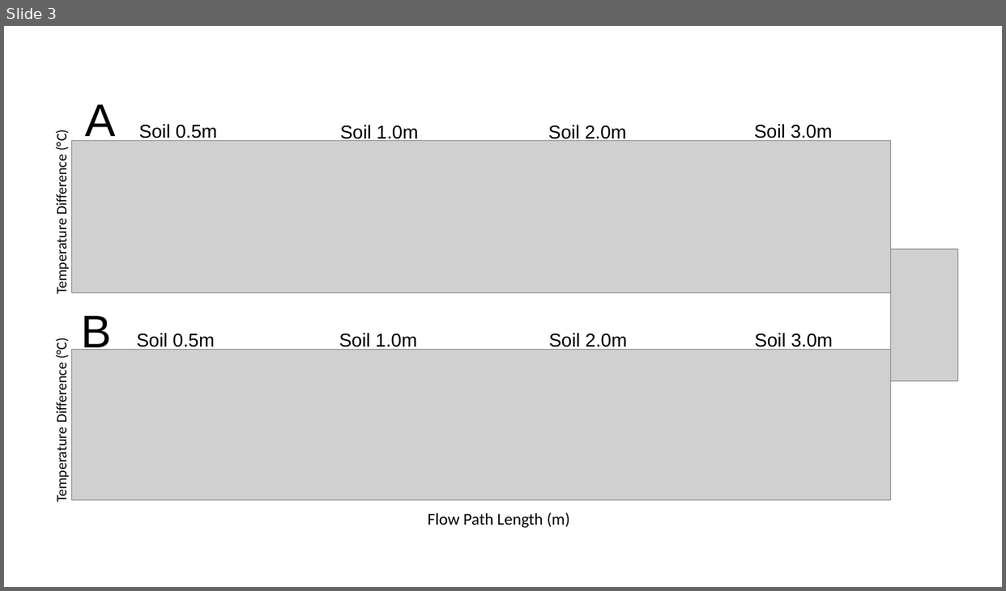
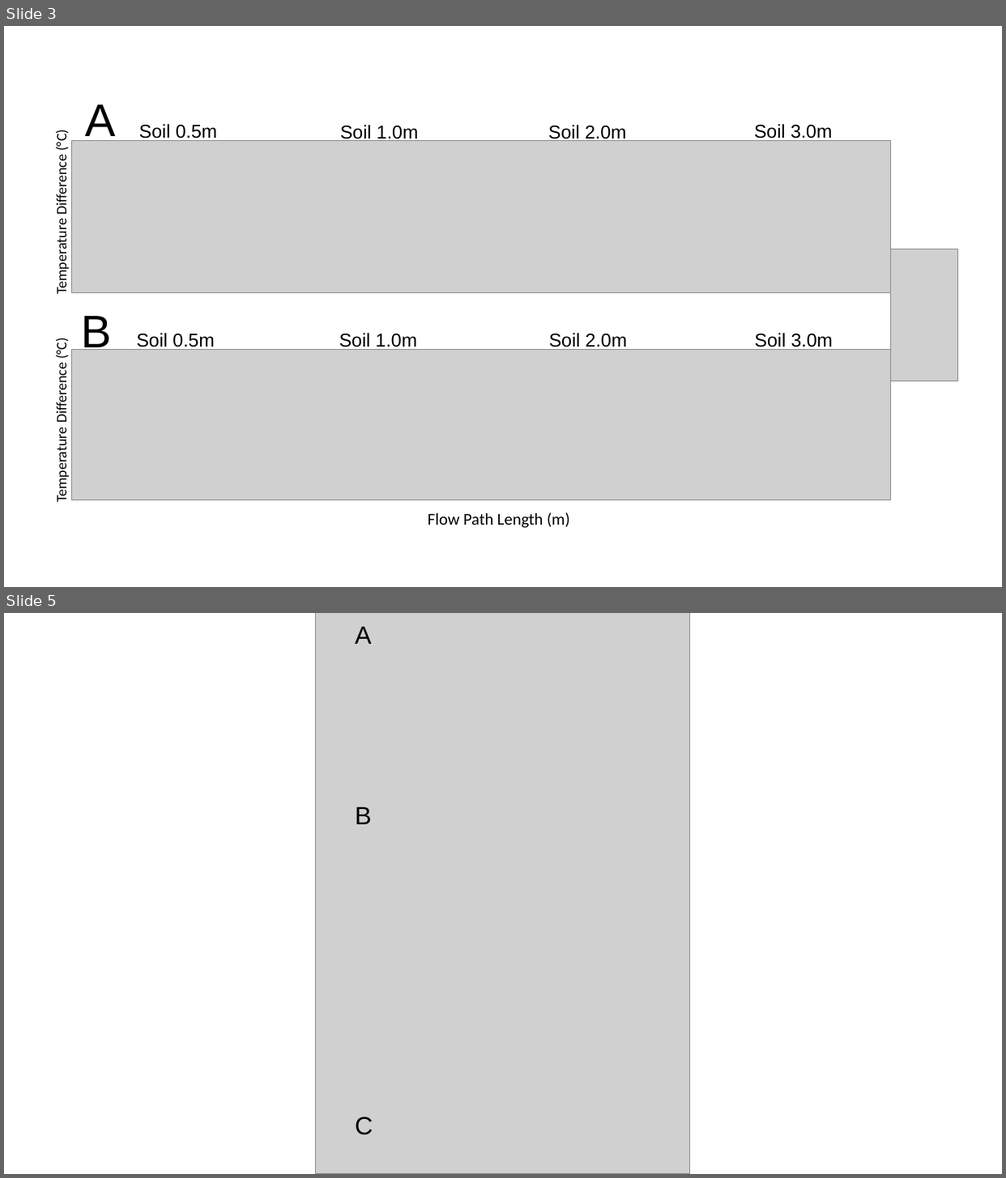
Before and after one commit to skfogg/Floodplain_Shade, a slide deck: plots/Floodplain_Shade_Figure_Alterations_Updated_Meacham.pptx. Shown one above the other, each under a label of ours: slide 3 before the commit, slides 3 and 5 after it; the slides between them are not shown. The pictures are 1006x591 and 1006x1178 pixels, drawn with LibreOffice and Linux fonts; fonts in the diff are those of the drawing; grey boxes stand for pictures. Boxes give left, top, right and bottom in pixels: in the first picture for what was removed or moved away, otherwise in the second. Text is boxed around its words. In the diff, an @@ line names an element or a change of style, - is before the commit and + after.

```diff
--- a/plots/Floodplain_Shade_Figure_Alterations_Updated_Meacham.pptx
+++ b/plots/Floodplain_Shade_Figure_Alterations_Updated_Meacham.pptx
@@ slide 5 added at <box>4,613,1002,1174</box>, background #FFFFFF @@
@@ group added at <box>316,613,691,1174</box>: 3 texts, 1 picture @@
+A
+B
+C
```
Also in this commit, not shown: 1 other slide added, 1 slide removed, 6 other files.
